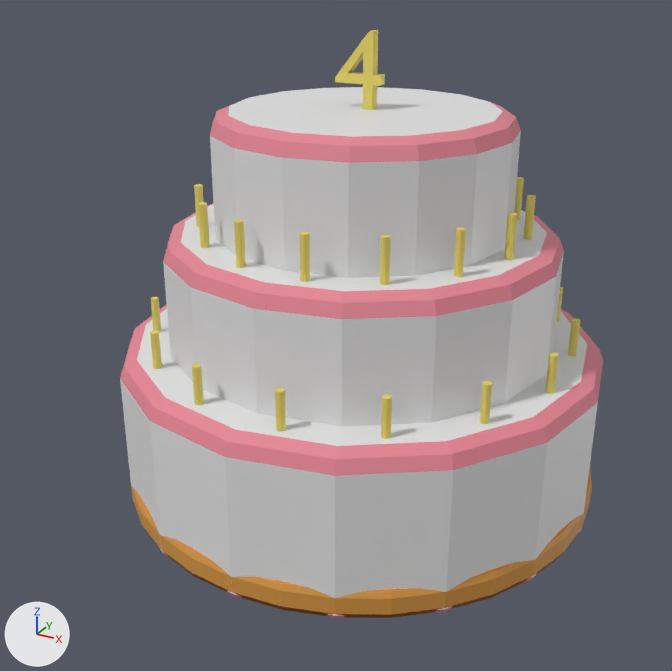
A saved change to the Blender file Assets/Art/Models/Modelos Novos/ITENSJuntos.blend.
One viewpoint serves both versions: a 50 mm lens placed at (0.246, -0.48, 0.335), pointed at (-0.007, -0.021, 0.106). The lights are fixed; the arrows at lower left show +X, +Y and +Z.

In view in the first picture: 'BoloAniversario', 'PizzaCalabresa'.
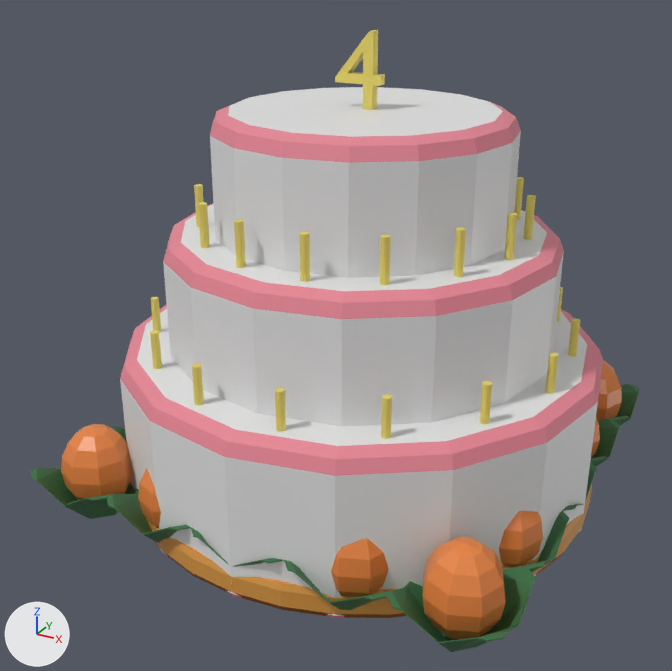
Pixel boxes (x1, y1, x2, y2) of what changed, in the pictures (672 x 671 px):
'Caixa de Ovos', shown: after (31, 360, 640, 652)

The change in detail:
Object 'Caixa de Ovos' (ob_caixa_de_ovos) is now shown.
